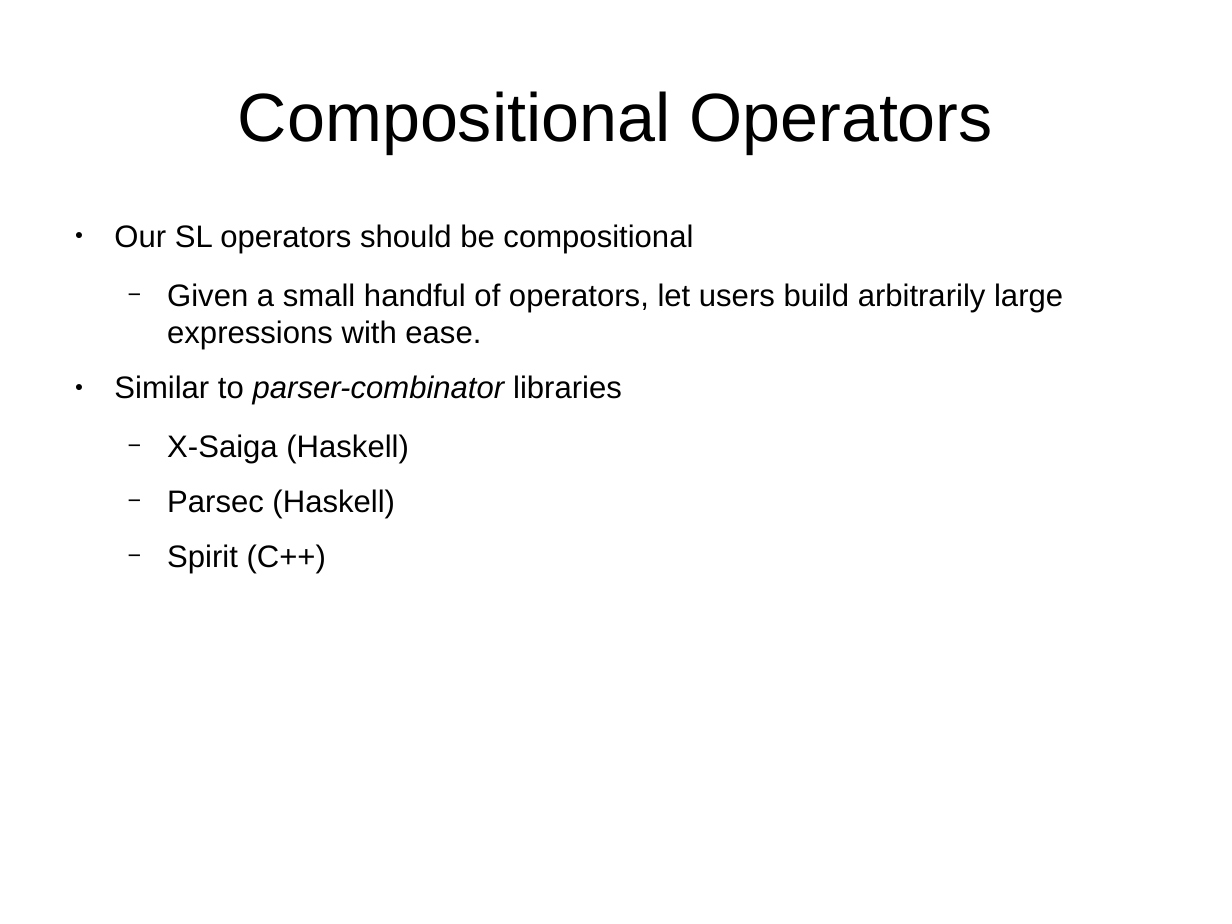
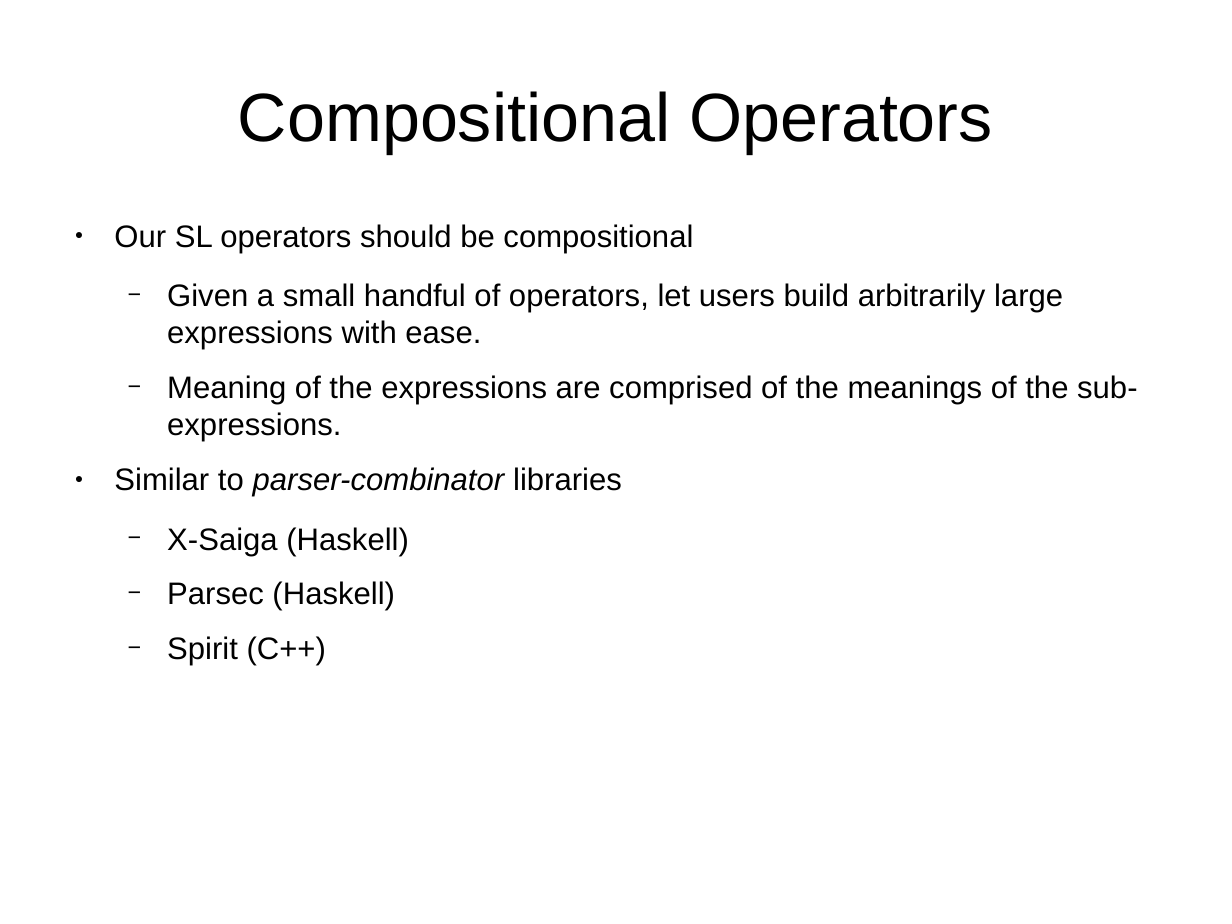
Before and after one commit to bstamour/SLHS, a slide deck: slide 28 of docs/proposal-from-bob.odp. Drawn at 1232x924 pixels with LibreOffice and Linux fonts; fonts in the diff are those of the drawing. Boxes give left, top, right and bottom in pixels: in the first picture for what was removed or moved away, otherwise in the second. Text is boxed around its words. In the diff, an @@ line names an element or a change of style, - is before the commit and + after.

```diff
--- a/docs/proposal-from-bob.odp
+++ b/docs/proposal-from-bob.odp
@@ text at bbox=[167, 375, 1137, 442]: paragraph added @@
+  − Meaning of the expressions are comprised of the meanings of the sub-expressions.
```
Also in this commit, not shown: 7 other slides changed.
